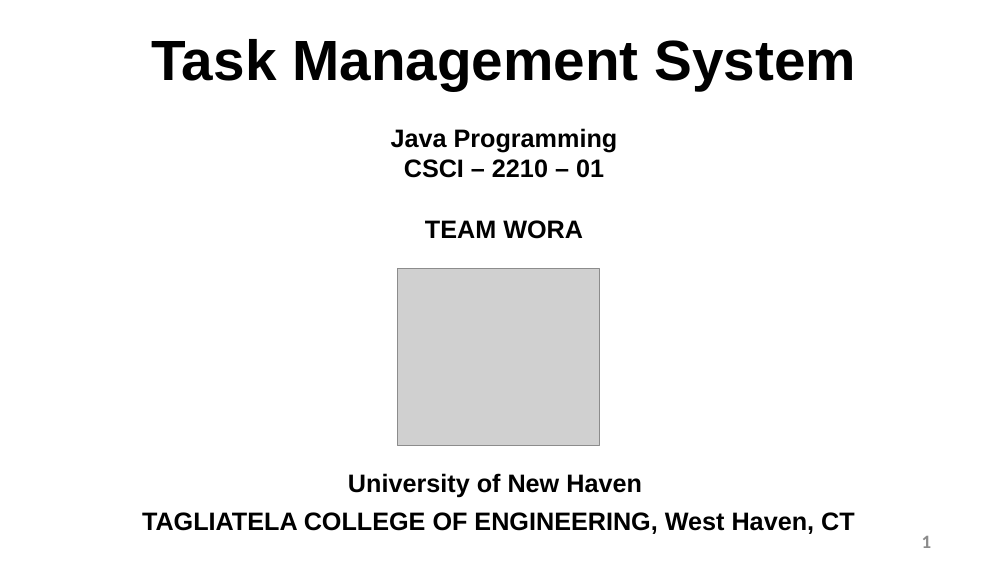
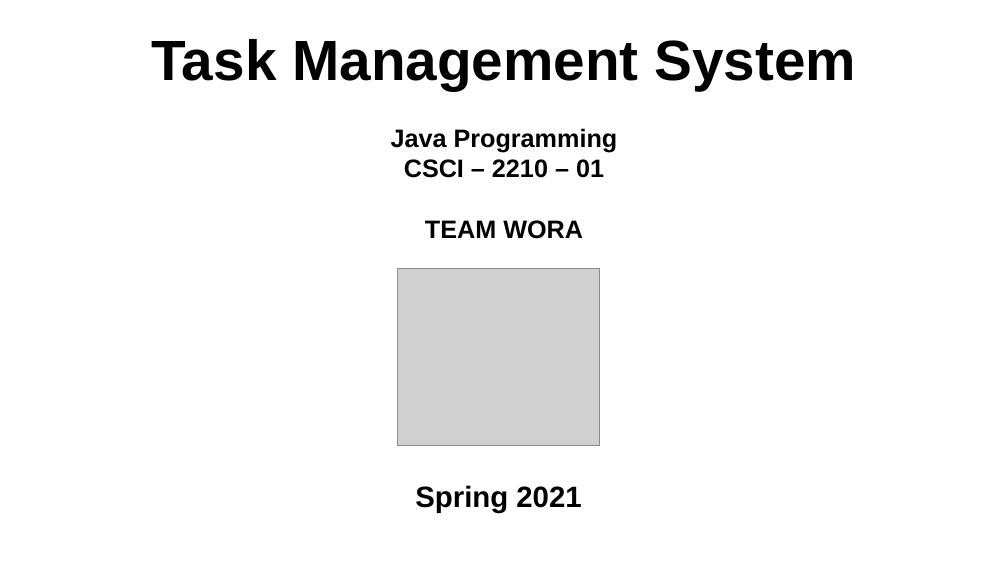
Before and after one commit to muntasir-hossain314159/Task-Management-System, a slide deck: slide 1 of Task_Management_System_Presentation_File/CSCI-2210-01_Presentation File_WORA_00673995.pptx. Drawn at 1008x567 pixels with LibreOffice and Linux fonts; fonts in the diff are those of the drawing; grey boxes stand for pictures. Boxes give left, top, right and bottom in pixels: in the first picture for what was removed or moved away, otherwise in the second. Text is boxed around its words. In the diff, an @@ line names an element or a change of style, - is before the commit and + after.

```diff
--- a/Task_Management_System_Presentation_File/CSCI-2210-01_Presentation File_WORA_00673995.pptx
+++ b/Task_Management_System_Presentation_File/CSCI-2210-01_Presentation File_WORA_00673995.pptx
@@ subtitle at (415, 485, 581, 513): text changed; size 24 to 28 pt @@
-University of New Haven
-TAGLIATELA COLLEGE OF ENGINEERING, West Haven, CT
+Spring 2021
@@ page number removed at (922, 536, 932, 548) @@
-1
```
Also in this commit, not shown: 29 other slides changed.
